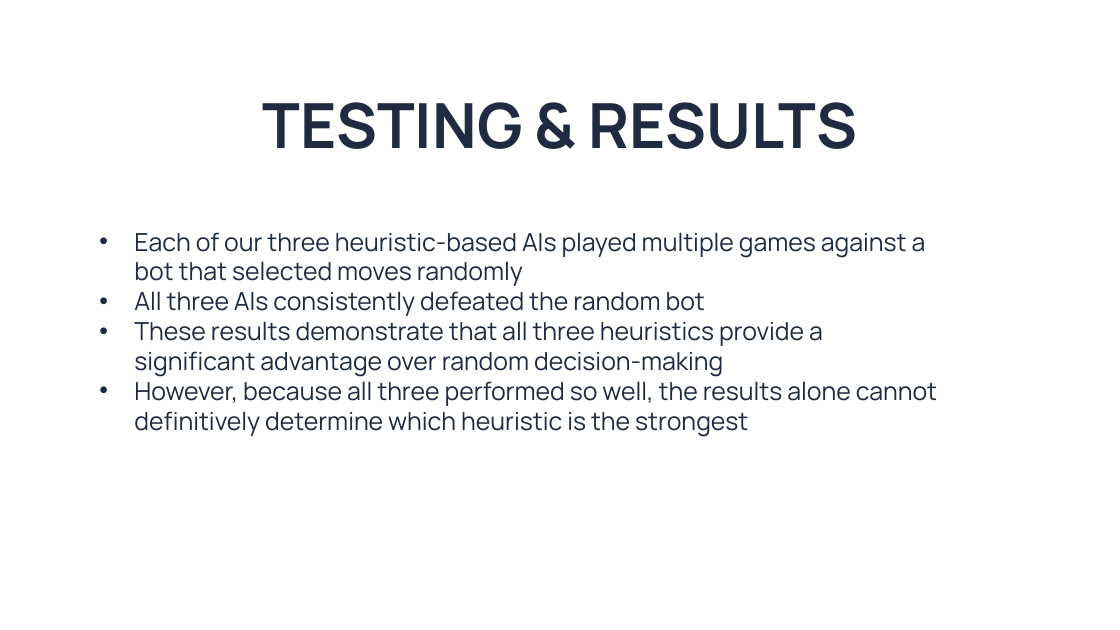
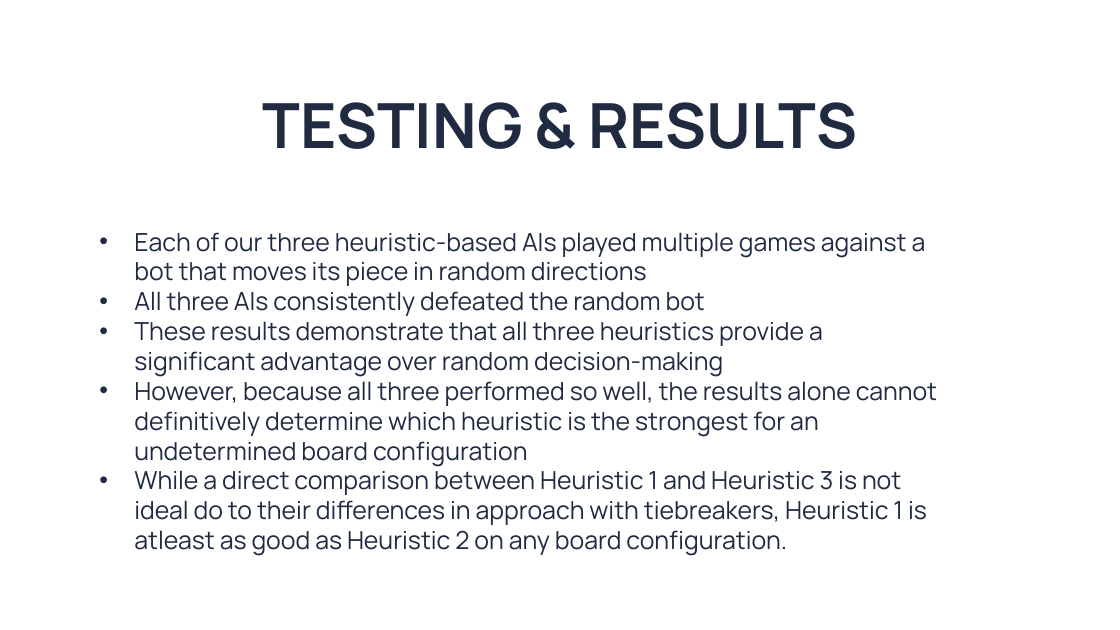
Before and after one commit to 48lexR/COMP-560-Final-Project, a slide deck: slide 10 of COMP560 Quoridor Slidedeck.pptx. Drawn at 1120x630 pixels with LibreOffice and Linux fonts; fonts in the diff are those of the drawing; background and template pictures are left out. Boxes give left, top, right and bottom in pixels: in the first picture for what was removed or moved away, otherwise in the second. Text is boxed around its words. In the diff, an @@ line names an element or a change of style, - is before the commit and + after.

```diff
--- a/COMP560 Quoridor Slidedeck.pptx
+++ b/COMP560 Quoridor Slidedeck.pptx
@@ subtitle at (x1=134, y1=232, x2=926, y2=286): text changed @@
-• Each of our three heuristic-based AIs played multiple games against a bot that selected moves randomly
+• Each of our three heuristic-based AIs played multiple games against a bot that moves its piece in random directions
@@ subtitle at (x1=134, y1=381, x2=937, y2=556): text changed @@
-• However, because all three performed so well, the results alone cannot definitively determine which heuristic is the strongest
+• However, because all three performed so well, the results alone cannot definitively determine which heuristic is the strongest for an undetermined board configuration
+• While a direct comparison between Heuristic 1 and Heuristic 3 is not ideal do to their differences in approach with tiebreakers, Heuristic 1 is atleast as good as Heuristic 2 on any board configuration.
```
Also in this commit, not shown: 4 other slides changed.
